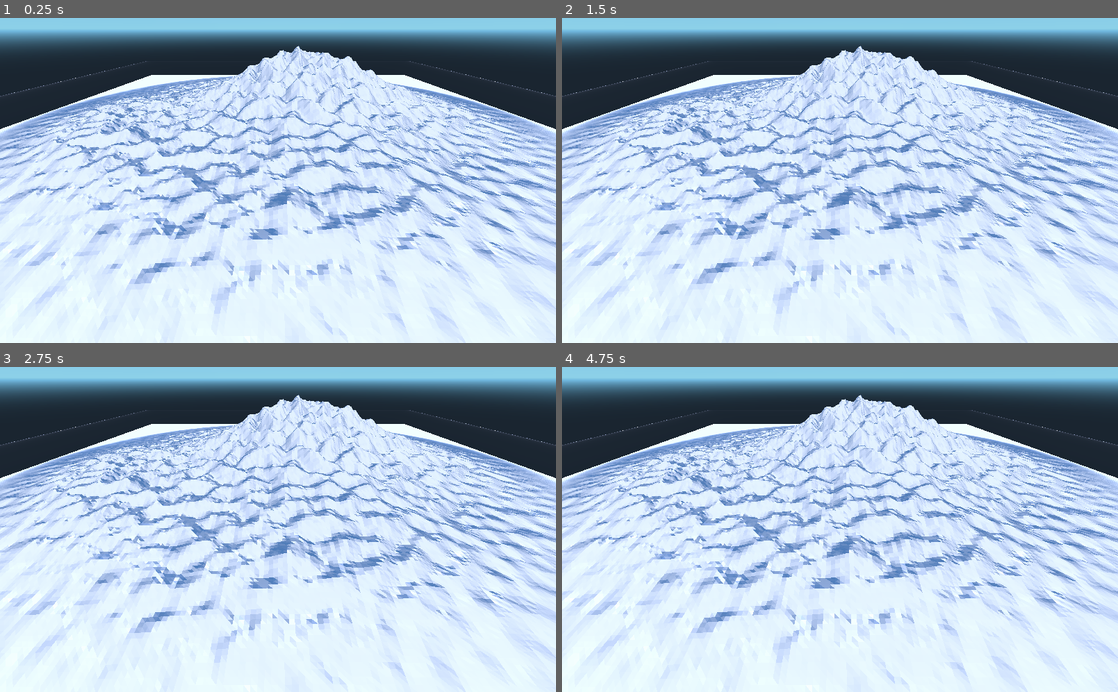
Above: before the commit, frames 1-4 (two rows, left to right).
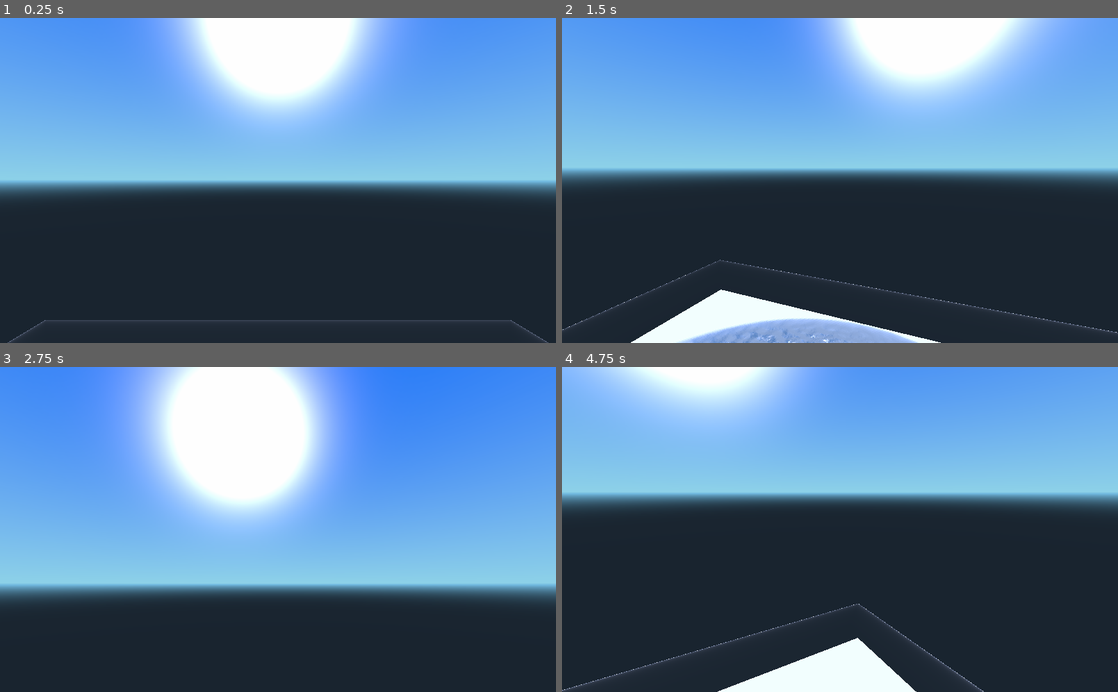
Above: after the commit, the same moments.

Repository: MichaelReel/Terrain_Scratch
Game: Godot game, scene res://Root.tscn
The game is run twice, just before and just after one commit, with the same random seed, the same clock (stepped at 60 frames per second) and the same inputs.
Inputs (mouse positions are in pixels of both pictures, inside the frame that each line leads up to):
- Up to frame 1 (0.25 s): no input
- Up to frame 2 (1.5 s): tap Enter at 0.5 s; move the mouse to (962, 164) at 0.52 s; hold D (right, bound only after the commit) 0.53-1.28 s; move the mouse to (728, 196) at 1.27 s; hold S (backward, bound only after the commit) from 1.28 s (still down)
- Up to frame 3 (2.75 s): move the mouse to (333, 458) at 2.02 s; release S (backward, bound only after the commit) at 2.03 s; hold D (right, bound only after the commit) from 2.03 s (still down)
- Up to frame 4 (4.75 s): tap Space (up, bound only after the commit) at 2.75 s; move the mouse to (812, 594) at 2.77 s; release D (right, bound only after the commit) at 2.78 s; hold W (forward, bound only after the commit) 2.78-3.53 s; move the mouse to (1006, 578) at 3.52 s; hold A (left, bound only after the commit) from 3.53 s (still down); tap Escape (ui_cancel) at 4.15 s; move the mouse to (673, 480) at 4.27 s

The runs differ from the first frame. In frame 1, 99% of the frame differs, in the area x 0-100%, y 0-100%; in frame 2, 96%; in frame 3, 98%; in frame 4, 96%.

Commit message:
Added a flying camera to the scene so we can look around properly.

Diff:
--- /dev/null
+++ b/CameraControl.gd
@@ -0,0 +1,108 @@
+extends Spatial
+
+var camera
+var camera_holder
+var camera_control
+
+var cam_ref
+
+const MOUSE_SENSITIVITY = 0.10
+
+var vel = Vector3()
+
+const MAX_SPEED = 20            # Fastest camera can reach
+const ACCEL = 3.5               # How fast we get to top speed
+const DEACCEL = 16              # How fast we come to a complete stop
+const MAX_SLOPE_ANGLE = 89      # Steepest angle we can slide up
+
+func _ready():
+	camera_control = self
+	camera_holder = $CameraMount
+	camera        = $CameraMount/Camera
+
+	cam_ref = weakref(camera)
+
+	# Keep the mouse in the current window
+	Input.set_mouse_mode(Input.MOUSE_MODE_CAPTURED)
+	set_process_input(true)
+
+func _physics_process(delta):
+
+	var status = "vel      : " + str(vel) + "\n"
+
+	# Intended direction of movement
+	var dir = Vector3()
+
+	# Check camera hasn't been freed
+	# May not be necessary witout threading
+	if not cam_ref.get_ref():
+		camera  = $CameraMount/Camera
+		cam_ref = weakref(camera)
+		return
+
+	# Global camera transform
+	var cam_xform = camera.get_global_transform()
+
+	# Check the directional input and
+	# get the direction orientated to the camera in the global coords
+	# NB: The camera's Z axis faces backwards to the player
+	if Input.is_action_pressed("forward"):
+		dir += -cam_xform.basis.z.normalized()
+	if Input.is_action_pressed("backward"):
+		dir += cam_xform.basis.z.normalized()
+	if Input.is_action_pressed("left"):
+		dir += -cam_xform.basis.x.normalized()
+	if Input.is_action_pressed("right"):
+		dir += cam_xform.basis.x.normalized()
+	if Input.is_action_pressed("up"):
+		dir += cam_xform.basis.y.normalized()
+	if Input.is_action_pressed("down"):
+		dir += -cam_xform.basis.y.normalized()
+
+	# Remove any extra vertical movement from the direction
+	# dir.y = 0
+	dir = dir.normalized()
+
+	# Get the current horizontal only movement
+	var hvel = vel
+	# hvel.y = 0
+
+	# Get how far we can move horizontally
+	var target = dir
+	target *= MAX_SPEED
+
+	# Set ac(de)celeration depending on input direction
+	var accel
+	if dir.dot(hvel) > 0:
+		accel = ACCEL
+	else:
+		accel = DEACCEL
+
+	# Interpolate between the current (horizontal) velocity and the intended velocity
+	hvel = hvel.linear_interpolate(target, accel*delta)
+	vel.x = hvel.x
+	vel.z = hvel.z
+	vel.y = hvel.y
+
+	# Use the KinematicBody to control physics movement
+	# Slide the first body (kinematic) then move the other bodies to match the movement
+	vel = camera_control.move_and_slide(vel, Vector3(0,1,0), 5.0, 4, deg2rad(MAX_SLOPE_ANGLE))
+
+func _input(event):
+	if event.is_action_pressed("ui_cancel"):
+		if Input.get_mouse_mode() == Input.MOUSE_MODE_VISIBLE:
+			Input.set_mouse_mode(Input.MOUSE_MODE_CAPTURED)
+		else:
+			Input.set_mouse_mode(Input.MOUSE_MODE_VISIBLE)
+
+	if event is InputEventMouseMotion && Input.get_mouse_mode() == Input.MOUSE_MODE_CAPTURED:
+		# Rotate camera holder on the X plane given changes to the Y mouse position (Vertical)
+		camera_holder.rotate_x(deg2rad(event.relative.y * MOUSE_SENSITIVITY * -1))
+
+		# Rotate cameras on the Y plane given changes to the X mouse position (Horizontal)
+		camera_control.rotate_y(deg2rad(event.relative.x * MOUSE_SENSITIVITY * -1))
+
+		# Clamp the vertical look to +- 70 because we don't do back flips or tumbles
+		var camera_rot = camera_holder.rotation_degrees
+		camera_rot.x = clamp(camera_rot.x, -70, 70)
+		camera_holder.rotation_degrees = camera_rot
--- a/Root.tscn
+++ b/Root.tscn
@@ -1,6 +1,7 @@
-[gd_scene load_steps=5 format=2]
+[gd_scene load_steps=7 format=2]
 
 [ext_resource path="res://TerrainDemo.gd" type="Script" id=1]
+[ext_resource path="res://CameraControl.gd" type="Script" id=2]
 
 [sub_resource type="PlaneMesh" id=1]
 
@@ -30,11 +31,16 @@
 shader = SubResource( 2 )
 _sections_unfolded = [ "Resource" ]
 
+[sub_resource type="CapsuleShape" id=4]
+
+radius = 2.0
+height = 2.0
+
 [node name="Root" type="Spatial" index="0"]
 
 [node name="TerrainDemo" type="MeshInstance" parent="." index="0"]
 
-transform = Transform( 10, 0, 0, 0, 1, 0, 0, 0, 10, 0, 0, 0 )
+transform = Transform( 100, 0, 0, 0, 20, 0, 0, 0, 100, 0, 0, 0 )
 layers = 1
 material_override = null
 cast_shadow = 1
@@ -53,24 +59,7 @@
 chunks_grid = Vector2( 16, 16 )
 chunk_material = null
 
-[node name="Camera" type="Camera" parent="." index="1"]
-
-transform = Transform( 1, 0, 0, 0, 0.83867, 0.544639, 0, -0.544639, 0.83867, 0, 1, 5 )
-keep_aspect = 1
-cull_mask = 1048575
-environment = null
-h_offset = 0.0
-v_offset = 0.0
-doppler_tracking = 0
-projection = 0
-current = false
-fov = 70.0
-size = 1.0
-near = 0.05
-far = 100.0
-_sections_unfolded = [ "Transform" ]
-
-[node name="DirectionalLight" type="DirectionalLight" parent="." index="2"]
+[node name="DirectionalLight" type="DirectionalLight" parent="." index="1"]
 
 transform = Transform( 1, 0, 0, 0, 0.707107, 0.707107, 0, -0.707107, 0.707107, 16, 16, 0 )
 layers = 1
@@ -97,3 +86,48 @@
 directional_shadow_depth_range = 0
 directional_shadow_max_distance = 200.0
 _sections_unfolded = [ "Transform" ]
+
+[node name="CameraControl" type="KinematicBody" parent="." index="2"]
+
+transform = Transform( 1, 0, 0, 0, 1, 0, 0, 0, 1, 0, 30, 0 )
+input_ray_pickable = true
+input_capture_on_drag = false
+collision_layer = 1
+collision_mask = 1
+axis_lock_linear_x = false
+axis_lock_linear_y = false
+axis_lock_linear_z = false
+axis_lock_angular_x = false
+axis_lock_angular_y = false
+axis_lock_angular_z = false
+collision/safe_margin = 0.001
+script = ExtResource( 2 )
+_sections_unfolded = [ "Transform" ]
+
+[node name="CameraMount" type="Spatial" parent="CameraControl" index="0"]
+
+_sections_unfolded = [ "Transform" ]
+
+[node name="Camera" type="Camera" parent="CameraControl/CameraMount" index="0"]
+
+transform = Transform( 1, 0, 0, 0, 1, 0, 0, 0, 1, 0, 0, 0 )
+keep_aspect = 1
+cull_mask = 1048575
+environment = null
+h_offset = 0.0
+v_offset = 0.0
+doppler_tracking = 0
+projection = 0
+current = false
+fov = 70.0
+size = 1.0
+near = 0.05
+far = 100.0
+_sections_unfolded = [ "Transform" ]
+
+[node name="CollisionShape" type="CollisionShape" parent="CameraControl" index="1"]
+
+transform = Transform( 1, 0, 0, 0, -4.37114e-008, -1, 0, 1, -4.37114e-008, 0, 0, 0 )
+shape = SubResource( 4 )
+disabled = false
+_sections_unfolded = [ "Transform" ]
--- a/project.godot
+++ b/project.godot
@@ -14,6 +14,21 @@
 run/main_scene="res://Root.tscn"
 config/icon="res://icon.png"
 
+[input]
+
+forward=[ Object(InputEventKey,"resource_local_to_scene":false,"resource_name":"","device":0,"alt":false,"shift":false,"control":false,"meta":false,"command":false,"pressed":false,"scancode":87,"unicode":0,"echo":false,"script":null)
+ ]
+backward=[ Object(InputEventKey,"resource_local_to_scene":false,"resource_name":"","device":0,"alt":false,"shift":false,"control":false,"meta":false,"command":false,"pressed":false,"scancode":83,"unicode":0,"echo":false,"script":null)
+ ]
+left=[ Object(InputEventKey,"resource_local_to_scene":false,"resource_name":"","device":0,"alt":false,"shift":false,"control":false,"meta":false,"command":false,"pressed":false,"scancode":65,"unicode":0,"echo":false,"script":null)
+ ]
+right=[ Object(InputEventKey,"resource_local_to_scene":false,"resource_name":"","device":0,"alt":false,"shift":false,"control":false,"meta":false,"command":false,"pressed":false,"scancode":68,"unicode":0,"echo":false,"script":null)
+ ]
+up=[ Object(InputEventKey,"resource_local_to_scene":false,"resource_name":"","device":0,"alt":false,"shift":false,"control":false,"meta":false,"command":false,"pressed":false,"scancode":32,"unicode":0,"echo":false,"script":null)
+ ]
+down=[ Object(InputEventKey,"resource_local_to_scene":false,"resource_name":"","device":0,"alt":false,"shift":false,"control":false,"meta":false,"command":false,"pressed":false,"scancode":16777237,"unicode":0,"echo":false,"script":null)
+ ]
+
 [rendering]
 
 environment/default_environment="res://default_env.tres"
